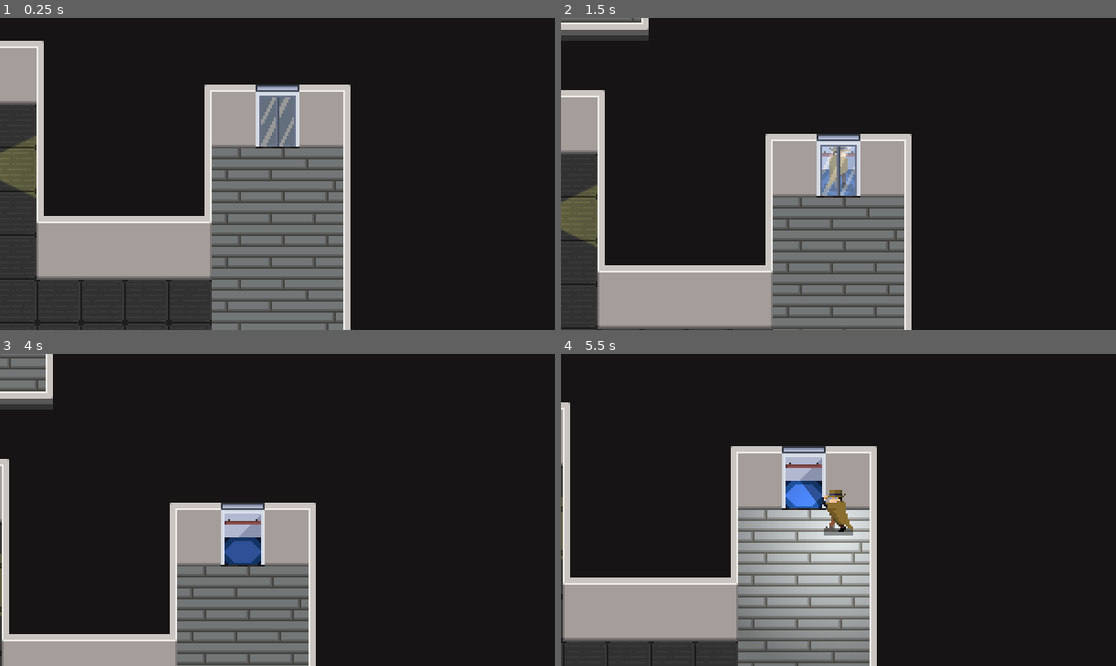
Above: before the commit, frames 1-4 (two rows, left to right).
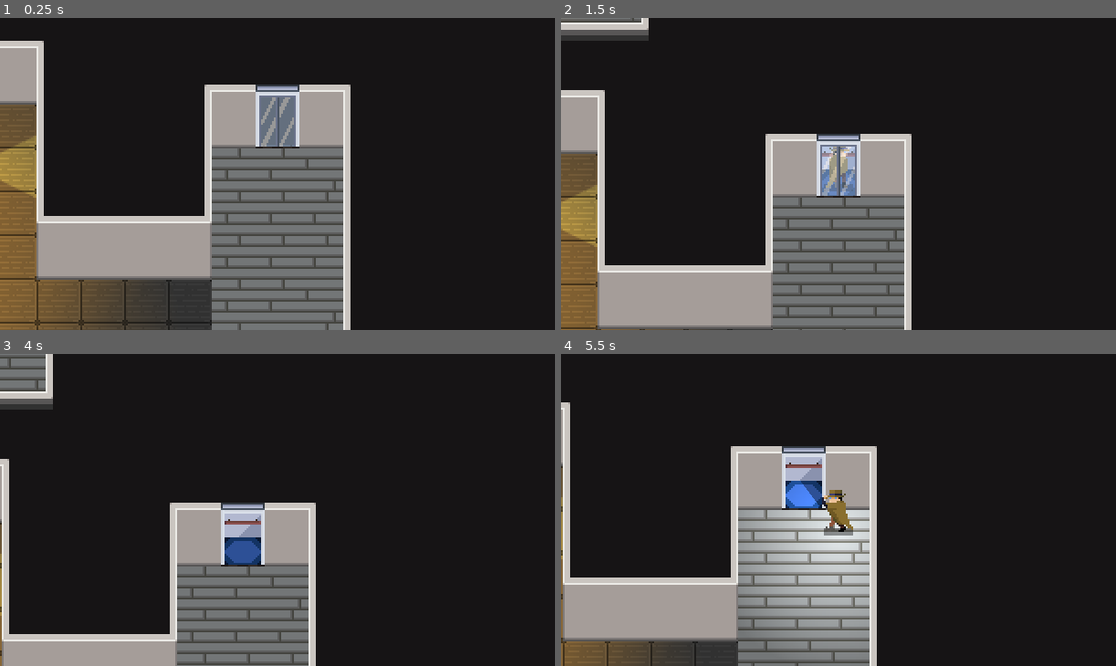
Above: after the commit, the same moments.

Repository: Cabidge/SGD1
Game: Godot game, scene res://levels/DebugLevel.tscn
Two runs of this game, one before a commit and one after it. Both use one fixed random seed, a clock stepped at 60 frames per second and the inputs below. This scene is started directly instead of the project's main scene. The engine's default icon, where the game draws it, is replaced by a stand-in: a white triangle on a blue panel in a dark square.
Inputs (mouse positions are in pixels of both pictures, inside the frame that each line leads up to):
- Up to frame 1 (0.25 s): no input
- Up to frame 2 (1.5 s): move the mouse to (960, 158) at 0.52 s; press the mouse at (960, 158) at 0.53 s; hold D (move_right) 0.53-1.28 s; move the mouse to (727, 189) at 1.27 s; release the mouse at (727, 189) at 1.28 s; hold S (move_down) from 1.28 s (still down); right-click (727, 189) at 1.35 s
- Up to frame 3 (4 s): move the mouse to (333, 441) at 2.02 s; release S (move_down) at 2.03 s; press the mouse at (333, 441) at 2.03 s; hold D (move_right) 2.03-2.78 s; move the mouse to (249, 572) at 2.77 s; release the mouse at (249, 572) at 2.78 s; hold W (move_up) 2.78-3.53 s; right-click (249, 572) at 2.85 s; move the mouse to (444, 556) at 3.52 s; press the mouse at (444, 556) at 3.53 s; hold A (move_left) from 3.53 s (still down)
- Up to frame 4 (5.5 s): tap Enter at 4.25 s; move the mouse to (672, 463) at 4.27 s; release the mouse at (672, 463) at 4.28 s; right-click (672, 463) at 4.35 s; tap Space at 5 s; move the mouse to (866, 510) at 5.02 s; release A (move_left) at 5.03 s; press the mouse at (866, 510) at 5.03 s; hold S (move_down) from 5.03 s (still down)

The runs differ from the first frame. In frame 1, 7.1% of the frame differs, in the area x 0-23%, y 27-100%; in frame 2, 3.8%; in frame 3, 0.1%; in frame 4, 1.4%.

Commit message:
Testing anti-mana lights

Diff:
--- a/levels/DebugLevel.tscn
+++ b/levels/DebugLevel.tscn
@@ -1,8 +1,9 @@
-[gd_scene load_steps=10 format=2]
+[gd_scene load_steps=11 format=2]
 
 [ext_resource path="res://assets/tiles/tilemaps/Floor.tscn" type="PackedScene" id=1]
 [ext_resource path="res://levels/Level2D.gd" type="Script" id=2]
 [ext_resource path="res://assets/tiles/tilemaps/Walls.tscn" type="PackedScene" id=3]
+[ext_resource path="res://assets/lights/AntiManaLight.tscn" type="PackedScene" id=4]
 [ext_resource path="res://assets/elevator/enter/EnterElevator.tscn" type="PackedScene" id=5]
 [ext_resource path="res://assets/guard/Guard.tscn" type="PackedScene" id=6]
 [ext_resource path="res://assets/turret/Turret.tscn" type="PackedScene" id=7]
@@ -16,6 +17,12 @@
 
 [node name="Floor" parent="." instance=ExtResource( 1 )]
 tile_data = PoolIntArray( -65528, 1, 0, -65527, 1, 1, -65526, 1, 0, -65525, 1, 1, -65524, 1, 1, -65523, 1, 0, -65522, 1 …(8260 unchanged characters)…
+
+[node name="AntiManaLight" parent="." instance=ExtResource( 4 )]
+position = Vector2( 540, 396 )
+
+[node name="AntiManaLight2" parent="." instance=ExtResource( 4 )]
+position = Vector2( 540, 300 )
 
 [node name="YSort" type="YSort" parent="."]
 
